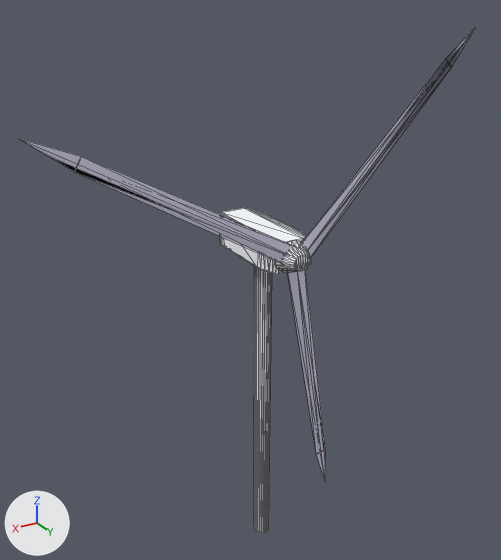
An edit to the OBJ model mods/city/models/city_wind_turbine.obj, drawn before and after from the same camera.
Both versions are drawn from a 50 mm lens placed at (2.41, 3.85, 3.71), pointed at (0.08, -0.04, 1.77). The axes (+X, +Y, +Z) are drawn at lower left. The lights are the same throughout. Mesh edges are drawn as thin lines. Where no turn or scale is listed for an object, it has been applied to the vertices.

Names of what the first picture shows: 'city_wind_turbine'.
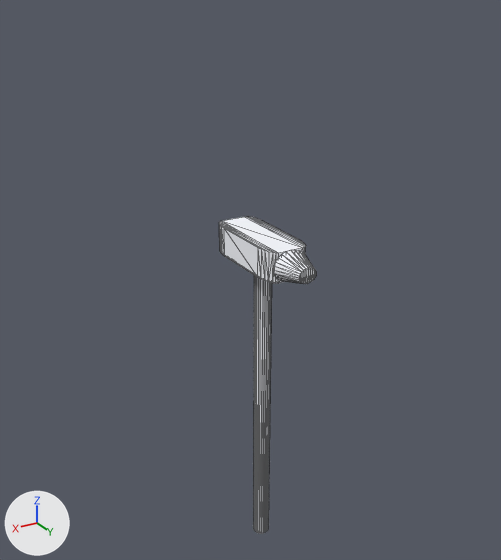
The change, as a list of edits to the scene's bpy script:
```text
Change me_city_wind_turbine:
    used by ob_city_wind_turbine; location = (0.0, 0.0, 0.0)
    remove me_city_wind_turbine.from_pydata(...)  # 179 vertices, 340 faces; spans x -1.39..1.65, y -0.4..0.5, z -0.5..3.44
    add me_city_wind_turbine.from_pydata(...)  # 152 vertices, 292 faces; spans x -0.15..0.17, y -0.4..0.56, z -0.5..2.11
    me_city_wind_turbine part 1: a new loose piece, a 24-sided cut cone along y (radius 0.13 by 0.11 at the low end, 0.07 by 0.05 at the high end) spanning x -0.12..0.15, y 0.36..0.56, z 1.89..2.11, in mat_defaultmat_clone__002 (white #f8faff)
    me_city_wind_turbine part 2: the loose piece of 56 vertices spanning x -0.15..0.17, y -0.4..0.36, z 1.96..2.17 is moved by (0.0, 0.0, -0.07)
    me_city_wind_turbine part 3: the loose piece of 48 vertices spanning x -0.12..0.15, y 0.37..0.5, z 1.96..2.17 is deleted
    me_city_wind_turbine part 4: the loose piece of 9 vertices spanning x -1.39..0.03, y 0.41..0.43, z 2.01..3.44 is deleted
    me_city_wind_turbine part 5: the loose piece of 9 vertices spanning x -0.32..0.09, y 0.41..0.43, z 0.14..2.07 is deleted
    me_city_wind_turbine part 6: the loose piece of 9 vertices spanning x -0.07..1.65, y 0.41..0.43, z 1.99..3.02 is deleted
    me_city_wind_turbine part 7
    24 vertices are removed from x -0.06..0.06, y -0.06..0.06, z 1.96
    70 faces are deleted
    24 new vertices lie (0.0, 0.0, 2.39) away from vertices in x -0.06..0.06, y -0.06..0.06, z -0.5
    70 new faces join them
    remove me_city_wind_turbine.materials.append(mat_metallight_clone)  # white #dad8ef
```

What differs and where, as boxes [x1, y1, x2, y2] in the pictures (501 x 560 px; the box of a moved part takes in the faces that stretch with it):
'city_wind_turbine', reshaped (79% narrower, 37% shorter)
    before: [20, 29, 475, 533]
    after: [219, 217, 316, 533]
part 1 of me_city_wind_turbine, added
    after: [273, 250, 316, 284]
part 2 of me_city_wind_turbine, moved or reshaped
    before: [219, 208, 306, 274]
    after: [219, 217, 305, 283]
part 3 of me_city_wind_turbine, deleted
    before: [274, 241, 311, 273]
part 4 of me_city_wind_turbine, deleted
    before: [299, 29, 475, 258]
part 5 of me_city_wind_turbine, deleted
    before: [287, 270, 325, 481]
part 6 of me_city_wind_turbine, deleted
    before: [20, 139, 296, 263]
part 7 of me_city_wind_turbine, moved or reshaped
    before: [254, 266, 272, 533]
    after: [254, 275, 272, 533]
